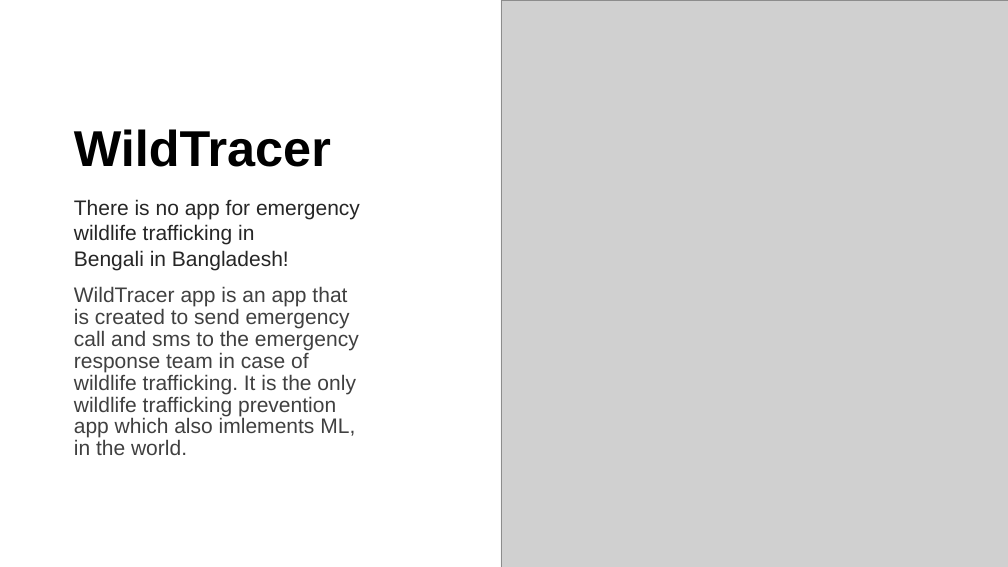
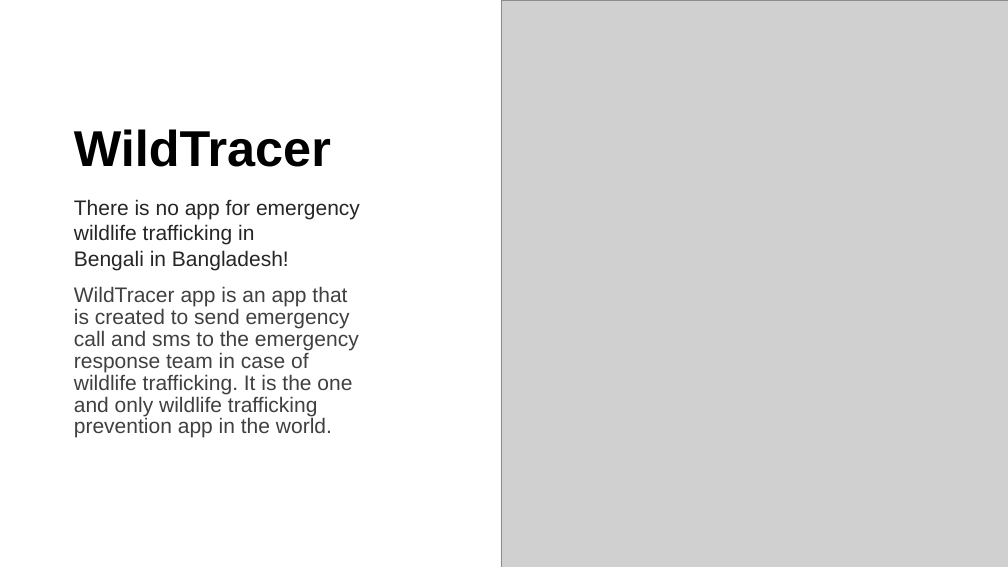
Before and after one commit to Marufa2018/WildTracer, a slide deck: slide 2 of Wildtracer-app-presentation.pptx. Drawn at 1008x567 pixels with LibreOffice and Linux fonts; fonts in the diff are those of the drawing; grey boxes stand for pictures. Boxes give left, top, right and bottom in pixels: in the first picture for what was removed or moved away, otherwise in the second. Text is boxed around its words. In the diff, an @@ line names an element or a change of style, - is before the commit and + after.

```diff
--- a/Wildtracer-app-presentation.pptx
+++ b/Wildtracer-app-presentation.pptx
@@ text at (74,286,359,438): text changed @@
-WildTracer app is an app that is created to send emergency call and sms to the emergency response team in case of wildlife trafficking. It is the only wildlife trafficking prevention app which also imlements ML, in the world.
+WildTracer app is an app that is created to send emergency call and sms to the emergency response team in case of wildlife trafficking. It is the one and only wildlife trafficking prevention app in the world.
```
Also in this commit, not shown: 1 slide removed, 1 other file.
